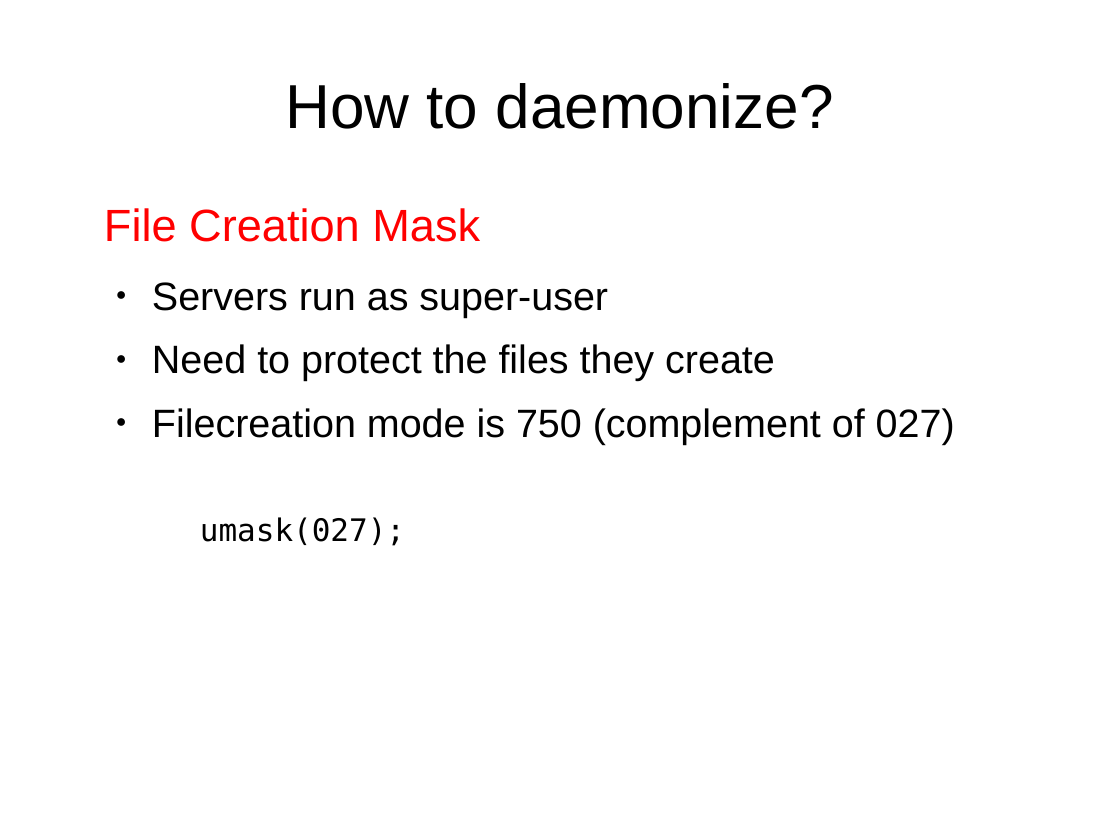
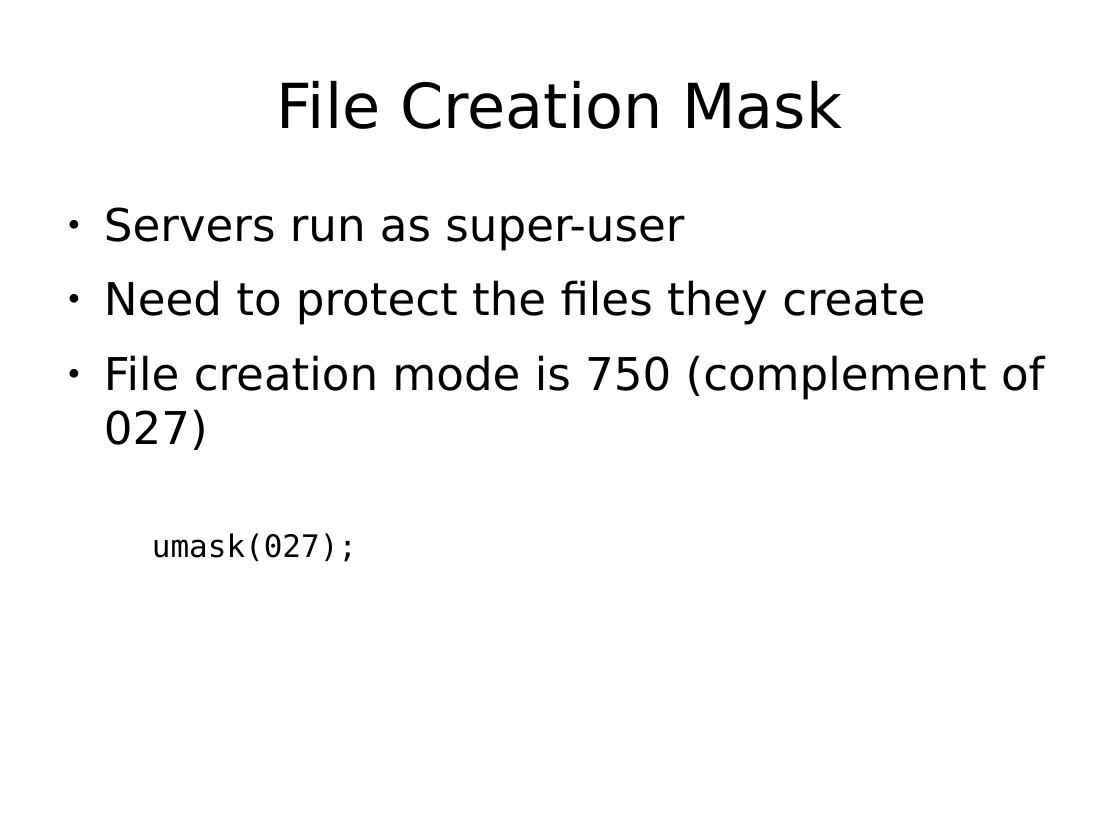
Before and after one commit to Jarvishappy/15-441-Recitation-Sessions, a slide deck: slide 41 of recitation6/src/recitation6.odp (slide 30 before the commit). Drawn at 1120x840 pixels with LibreOffice and Linux fonts; fonts in the diff are those of the drawing. Boxes give left, top, right and bottom in pixels: in the first picture for what was removed or moved away, otherwise in the second. Text is boxed around its words. In the diff, an @@ line names an element or a change of style, - is before the commit and + after.

```diff
--- a/recitation6/src/recitation6.odp
+++ b/recitation6/src/recitation6.odp
@@ title at (x1=277, y1=80, x2=842, y2=129): text changed; font Arial to DejaVu Sans @@
-How to daemonize?
+File Creation Mask
@@ text at (x1=104, y1=208, x2=480, y2=242): paragraph removed @@
-File Creation Mask
@@ text at (x1=104, y1=207, x2=925, y2=562): size 28 to 32 pt, font Arial to DejaVu Sans in "Servers run as super-user", "Need to protect the files they create"; list level 2 to 1 in "Servers run as super-user"; list level 2 to 1 in "Need to protect the files ..."; list level 3 to 2 in "umask(027);" @@
@@ text at (x1=104, y1=355, x2=1044, y2=450): text changed; size 28 to 32 pt; font Arial to DejaVu Sans @@
-  ● Filecreation mode is 750 (complement of 027)
+● File creation mode is 750 (complement of 027)
```
Also in this commit, not shown: 27 other slides changed, 16 slides added, 6 slides removed, 1 other file.
